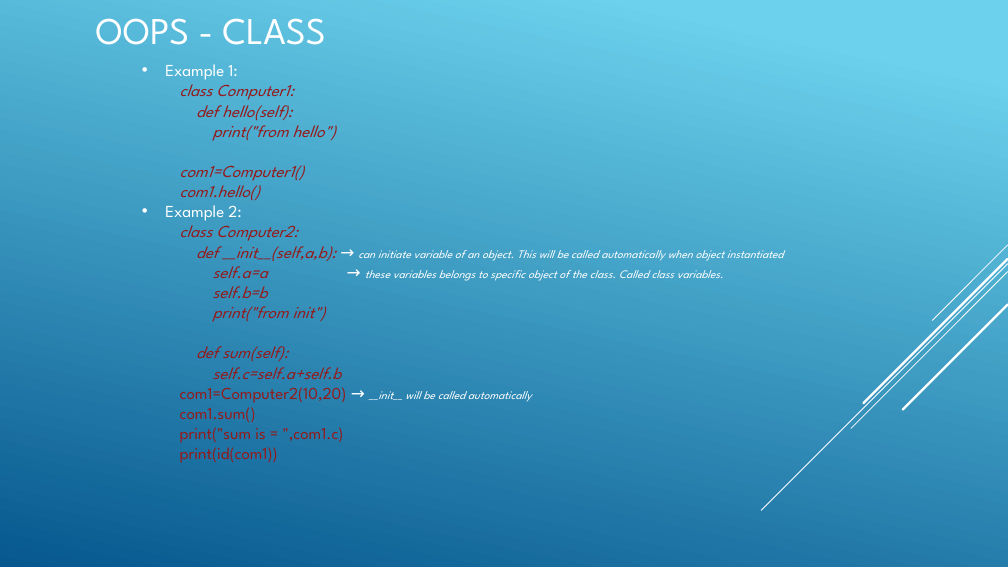
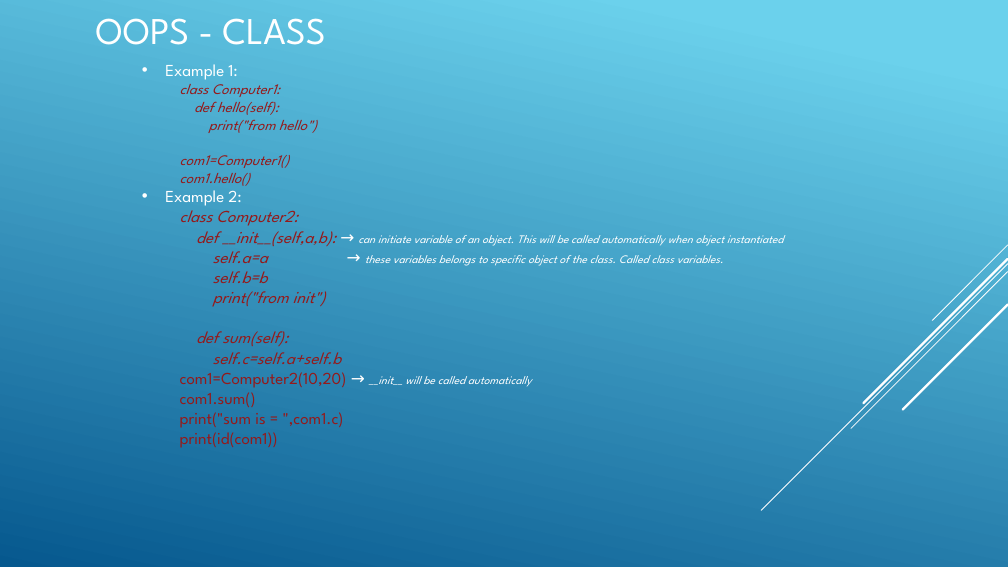
Before and after one commit to tvkatgit/DataScience-Python, a slide deck: slide 17 of Python.pptx. Drawn at 1008x567 pixels with LibreOffice and Linux fonts; fonts in the diff are those of the drawing. Boxes give left, top, right and bottom in pixels: in the first picture for what was removed or moved away, otherwise in the second. Text is boxed around its words. In the diff, an @@ line names an element or a change of style, - is before the commit and + after.

```diff
--- a/Python.pptx
+++ b/Python.pptx
@@ text at (180,79,317,186): size 16 to 14 pt in "class Computer1:", "def hello(self):", "print("from hello")", "com1=Computer1()" and 1 more places @@
```
Also in this commit, not shown: 3 other slides changed, 15 slides added.
